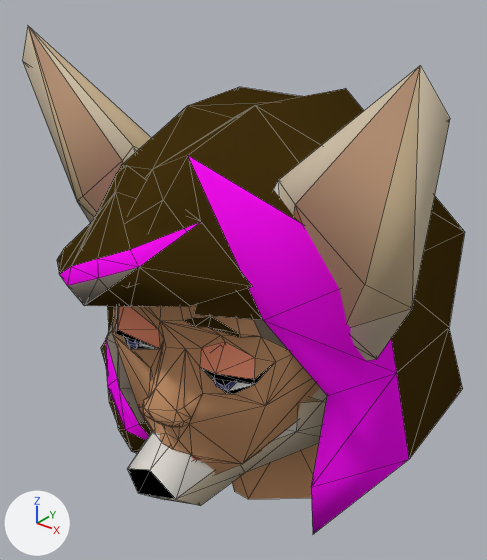
Renders of the Blender file server/data/models/untitled.blend from each side of a commit.
The view is the same before and after, from a 50 mm lens placed at (0.836, -1.145, 0.839), pointed at (-0.057, -0.028, 0.147). Arrows for +X, +Y and +Z are at lower left; the lights stay in place. The first picture is the older version. Mesh edges are drawn as thin lines.

Script lines for the objects in view, before the commit:
```python
ob_fennec_chathead = bpy.data.objects.new('fennec_chathead', me_body_003)
ob_fennec_chathead.location = (0.0, 0.0, -0.111)
ob_player_chathead_178 = bpy.data.objects.new('player_chathead_178', me_chathead_003)
ob_player_chathead_178.location = (0.0, 0.0, 0.0)
```
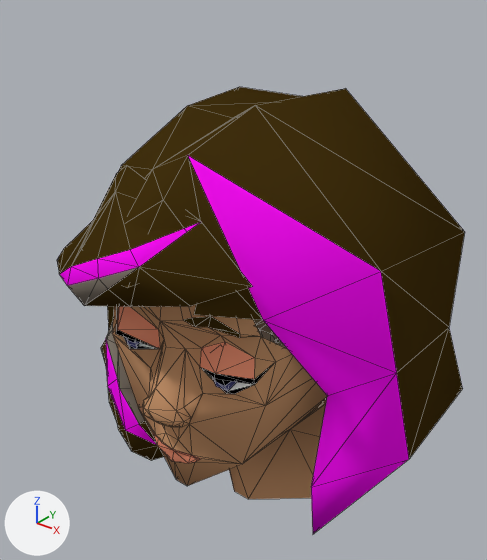
Where the change shows, as pixel boxes [x1, y1, x2, y2] in the pictures (487 x 560 px):
'fennec_chathead', hidden
    before: [22, 26, 450, 505]

The change, as a diff of the scene's bpy script:
```diff
--- a/server/data/models/untitled.blend.py
+++ b/server/data/models/untitled.blend.py
@@ ob_fennec_chathead @@
 ob_fennec_chathead.location = (0.0, 0.0, -0.111)
+ob_fennec_chathead.hide_viewport = True
```
